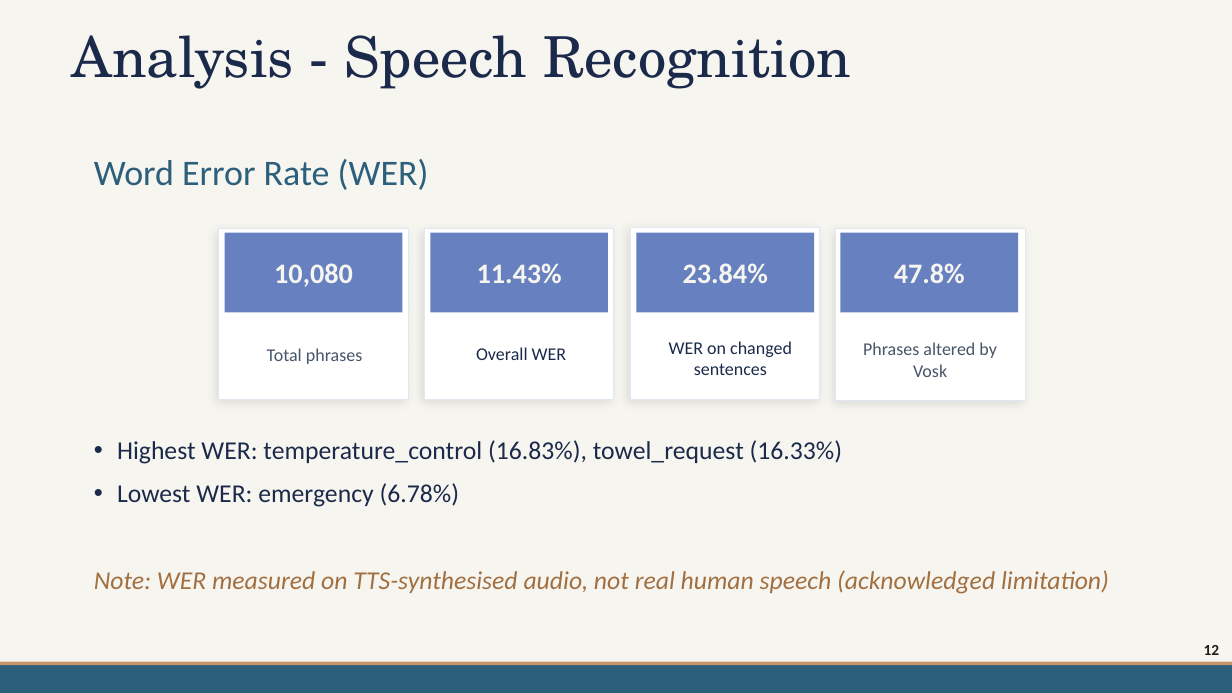
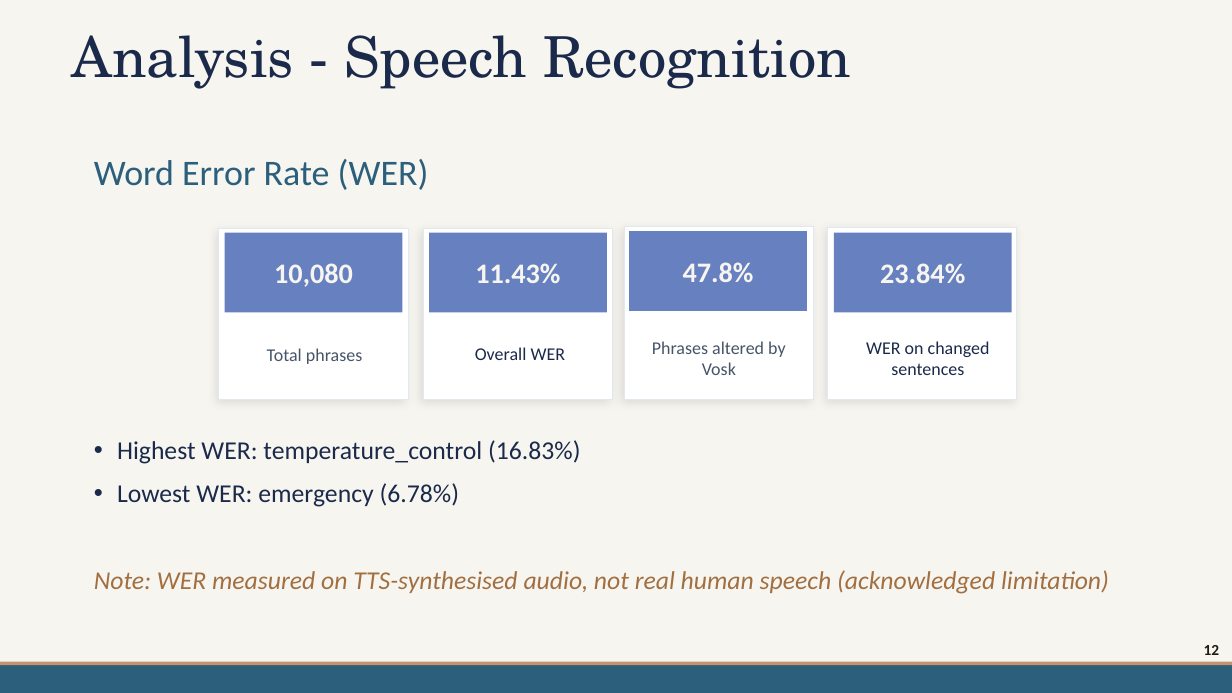
Before and after one commit to mdpw/msc-research, a slide deck: slide 12 of documents/Viva Presentation.pptx. Drawn at 1232x693 pixels with LibreOffice and Linux fonts; fonts in the diff are those of the drawing; background and template pictures are left out. Boxes give left, top, right and bottom in pixels: in the first picture for what was removed or moved away, otherwise in the second. Text is boxed around its words. In the diff, an @@ line names an element or a change of style, - is before the commit and + after.

```diff
--- a/documents/Viva Presentation.pptx
+++ b/documents/Viva Presentation.pptx
@@ 2 rectangles, 1 text: place and size @@
-2 rectangles, 1 text at <box>836,228,1025,401</box>
+2 rectangles, 1 text at <box>625,226,814,399</box>
@@ rectangle: place and size @@
-rectangle at <box>630,227,820,400</box>
+rectangle at <box>827,227,1017,400</box>
@@ rectangle "23.84%": place and size @@
-rectangle "23.84%" at <box>637,233,814,312</box>
+rectangle "23.84%" at <box>835,233,1012,312</box>
@@ text "WER on changed sentences": place and size @@
-text "WER on changed sentences" at <box>669,341,792,375</box>
+text "WER on changed sentences" at <box>866,341,990,375</box>
@@ text at <box>117,440,580,464</box>: text changed @@
-• Highest WER: temperature_control (16.83%), towel_request (16.33%)
+• Highest WER: temperature_control (16.83%)
```
Also in this commit, not shown: 6 other slides changed.
